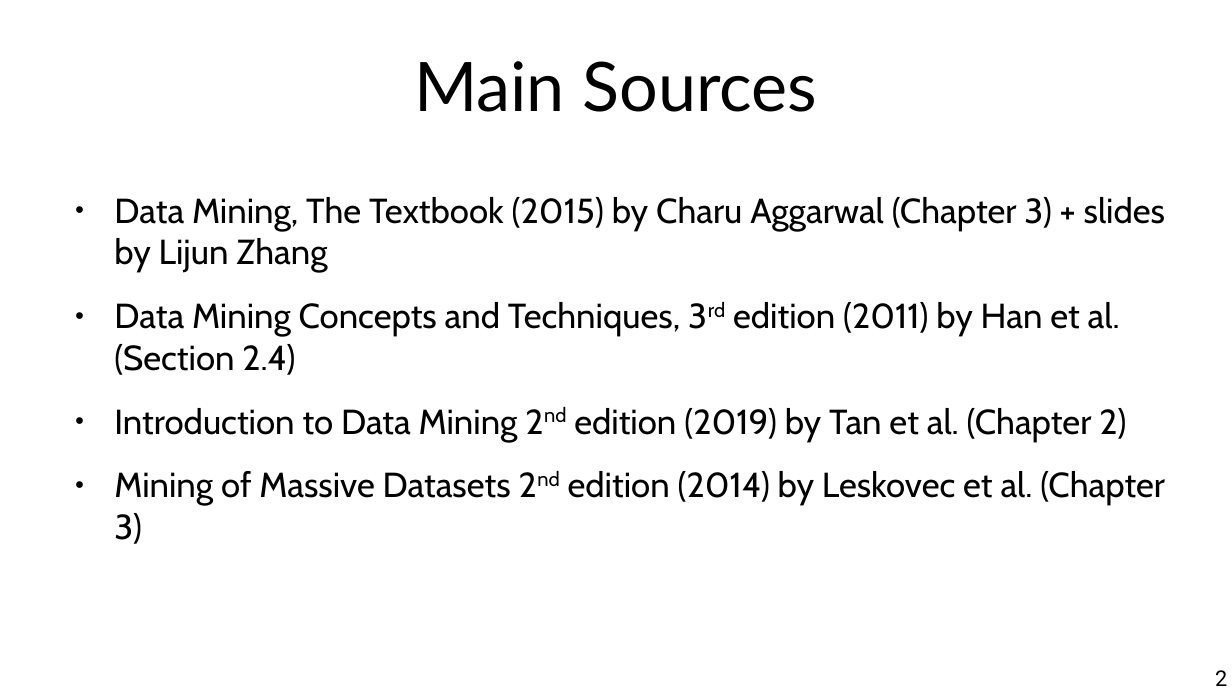
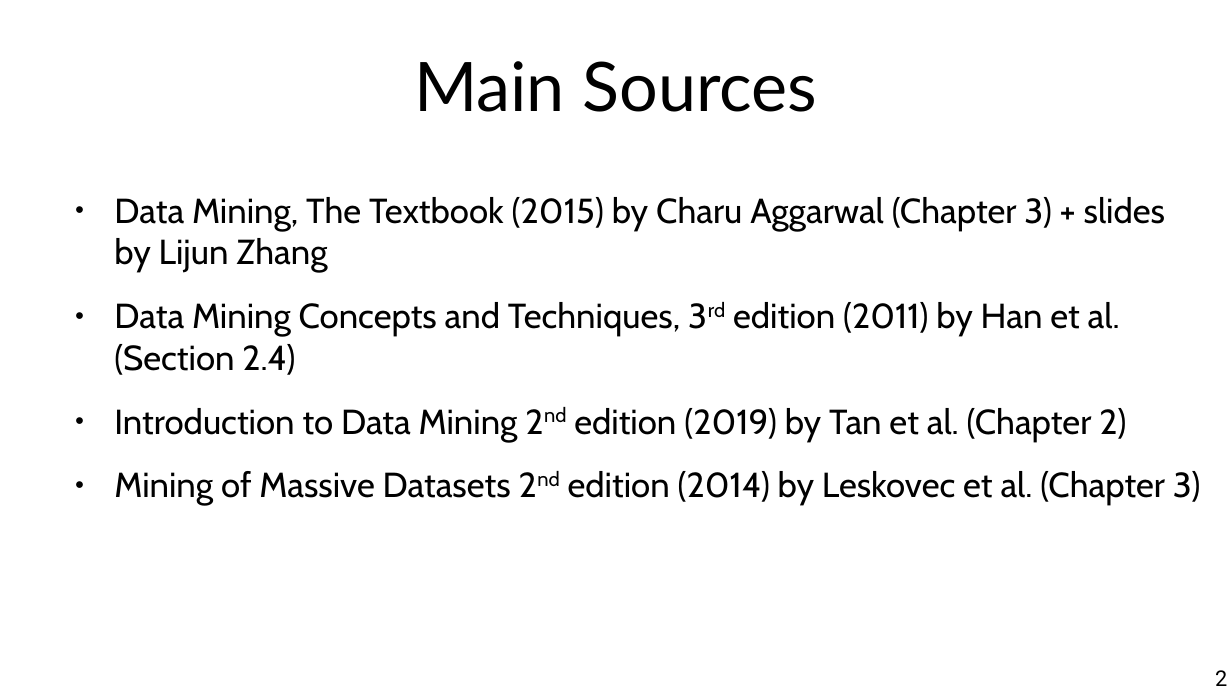
Before and after one commit to marco-calautti/data-mining-course, a slide deck: slide 2 of theory/odp/tt07_sim_beyond_numerical.odp. Drawn at 1232x693 pixels with LibreOffice and Linux fonts; fonts in the diff are those of the drawing. Boxes give left, top, right and bottom in pixels: in the first picture for what was removed or moved away, otherwise in the second. Text is boxed around its words. In the diff, an @@ line names an element or a change of style, - is before the commit and + after.

```diff
--- a/theory/odp/tt07_sim_beyond_numerical.odp
+++ b/theory/odp/tt07_sim_beyond_numerical.odp
@@ text "Data Mining, The Textbook (2015) ..." rewrapped from [114,197,1165,544] to [114,197,1201,505] @@
```
Also in this commit, not shown: 15 other slides changed, 2 slides added, 1 other file.
